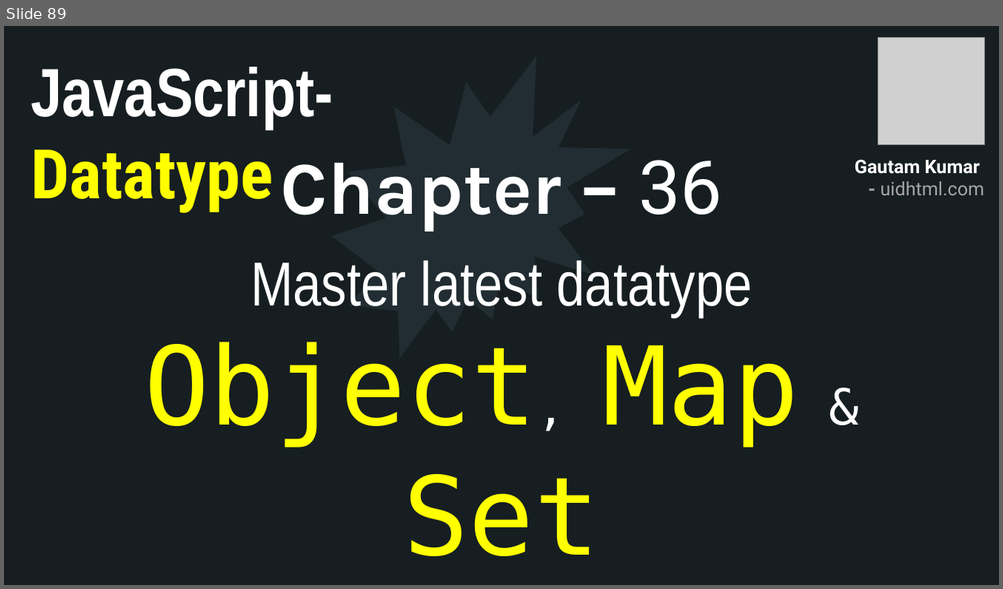
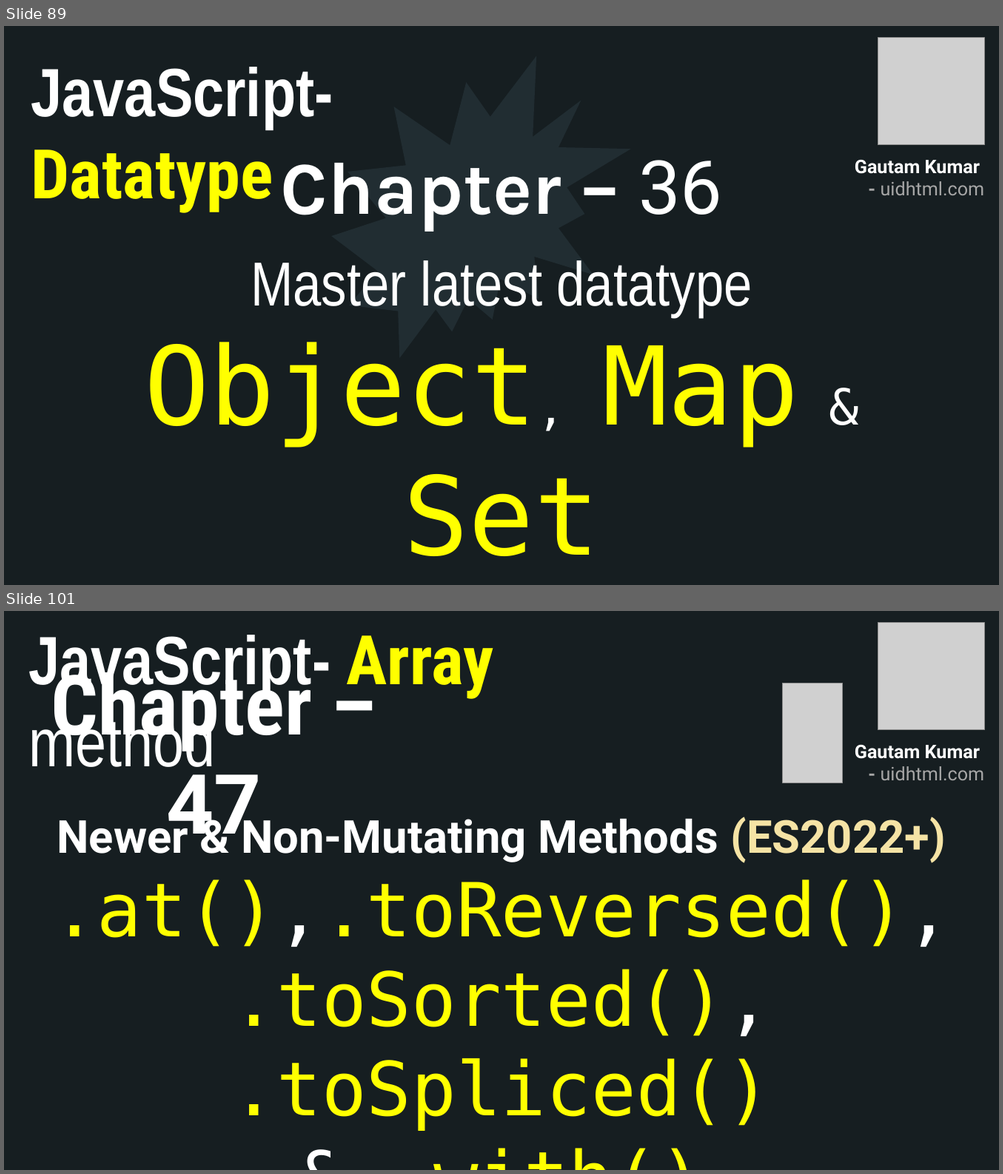
Before and after one commit to uidhtml/javascript-tutorials, a slide deck: Javascript Tutorials.pptx. Shown one above the other, each under a label of ours: slide 89 before the commit, slides 89 and 101 after it; the slides between them are not shown. The pictures are 1003x589 and 1003x1174 pixels, drawn with LibreOffice and Linux fonts; fonts in the diff are those of the drawing; grey boxes stand for pictures. Boxes give left, top, right and bottom in pixels: in the first picture for what was removed or moved away, otherwise in the second. Text is boxed around its words. In the diff, an @@ line names an element or a change of style, - is before the commit and + after.

Commit message:
Added chapter 40

```diff
--- a/Javascript Tutorials.pptx
+++ b/Javascript Tutorials.pptx
@@ slide 101 added at (4,611,999,1170), background #2C3C43; not listed: 10 template elements that a slide beside it also shows @@
@@ rectangle added at (4,611,999,1170), fill #161E22 @@
@@ picture added at (878,623,985,730) @@
@@ text added at (28,635,494,778), 66 pt, text #FFFFFF, bold @@
+JavaScript- Array method
@@ title added at (51,658,312,853), 80 pt, text #FFFFFF, bold @@
+Chapter – 47
@@ picture added at (783,684,842,783) @@
@@ text added at (854,745,984,780), 18 pt, text #A6A6A6, bold @@
+Gautam Kumar
+- uidhtml.com
@@ text added at (52,812,950,1131), 72 pt, text #FFFF00 @@
+Newer & Non-Mutating Methods (ES2022+)
+.at(),.toReversed(),
+.toSorted(),
+.toSpliced() & .with()
```
Also in this commit, not shown: 4 slides changed, 7 other slides added, 7 other files.
